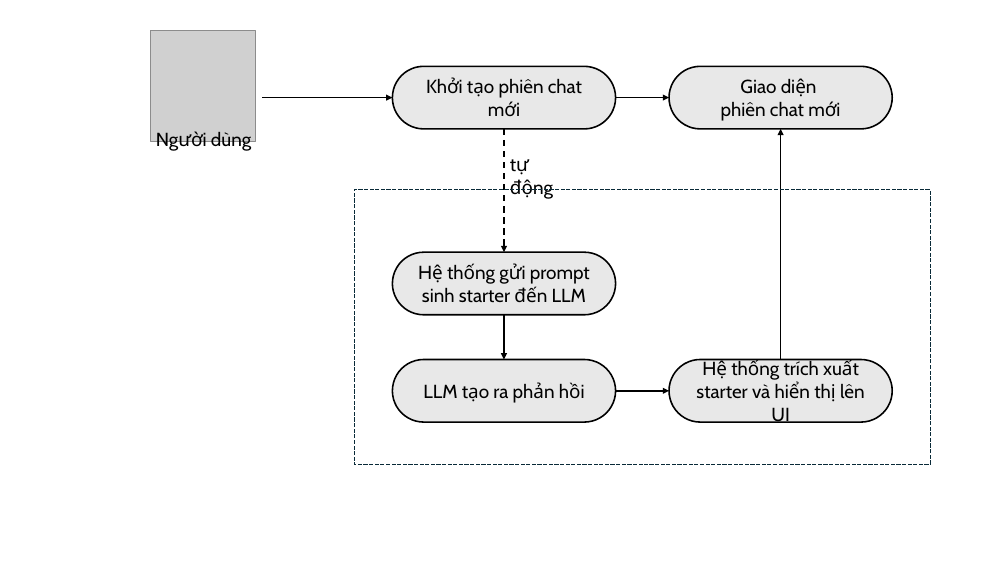
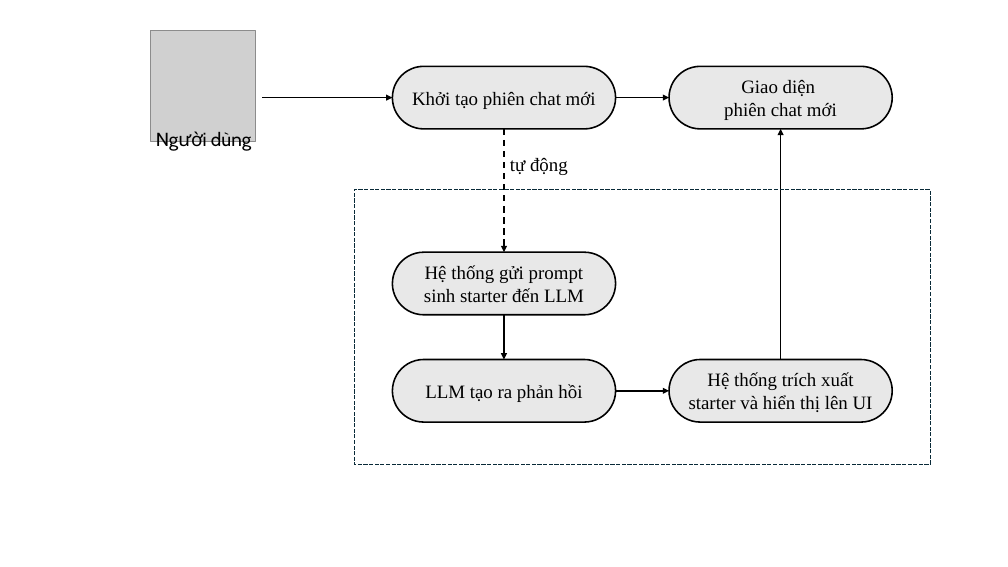
Before and after one commit to ngovanuc/Vietnamese_History_Chatbot, a slide deck: slide 13 of documents/hinh_ve_trong_cao_cao_do_an.pptx. Drawn at 1008x567 pixels with LibreOffice and Linux fonts; fonts in the diff are those of the drawing; grey boxes stand for pictures. Boxes give left, top, right and bottom in pixels: in the first picture for what was removed or moved away, otherwise in the second. Text is boxed around its words. In the diff, an @@ line names an element or a change of style, - is before the commit and + after.

```diff
--- a/documents/hinh_ve_trong_cao_cao_do_an.pptx
+++ b/documents/hinh_ve_trong_cao_cao_do_an.pptx
@@ font Cabin to Times New Roman in 6 elements at box(392, 67, 616, 129), box(392, 360, 616, 423), box(392, 253, 616, 315), box(669, 360, 892, 423), box(669, 67, 892, 129), box(510, 158, 568, 175) @@
```
Also in this commit, not shown: 1 other file.
